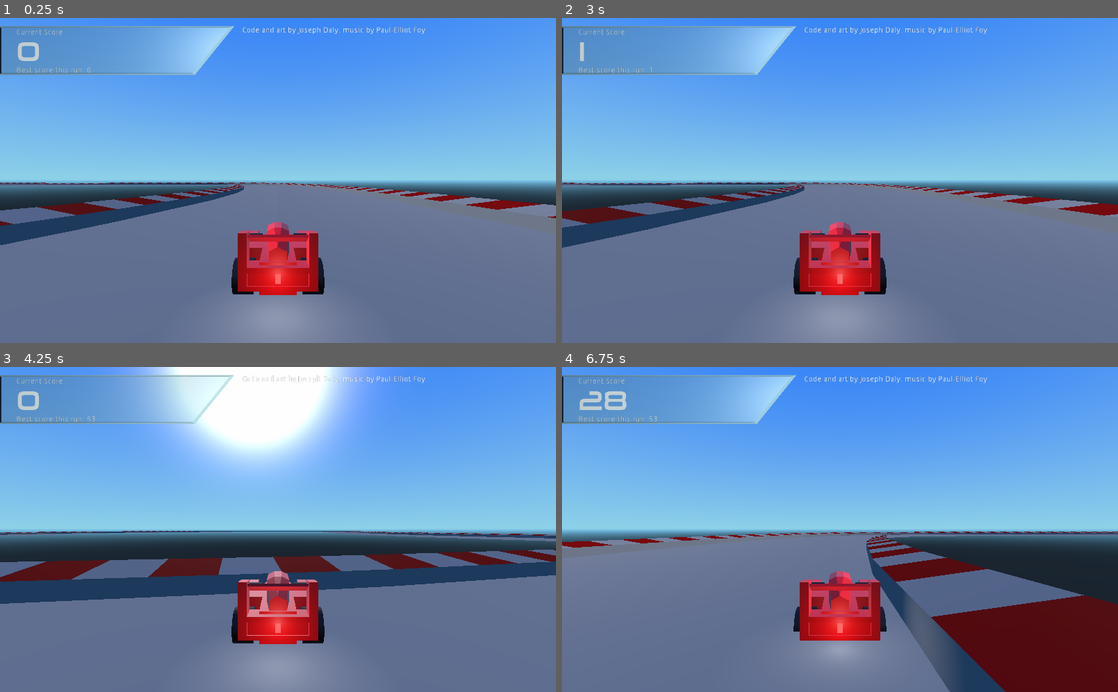
Above: before the commit, frames 1-4 (two rows, left to right).
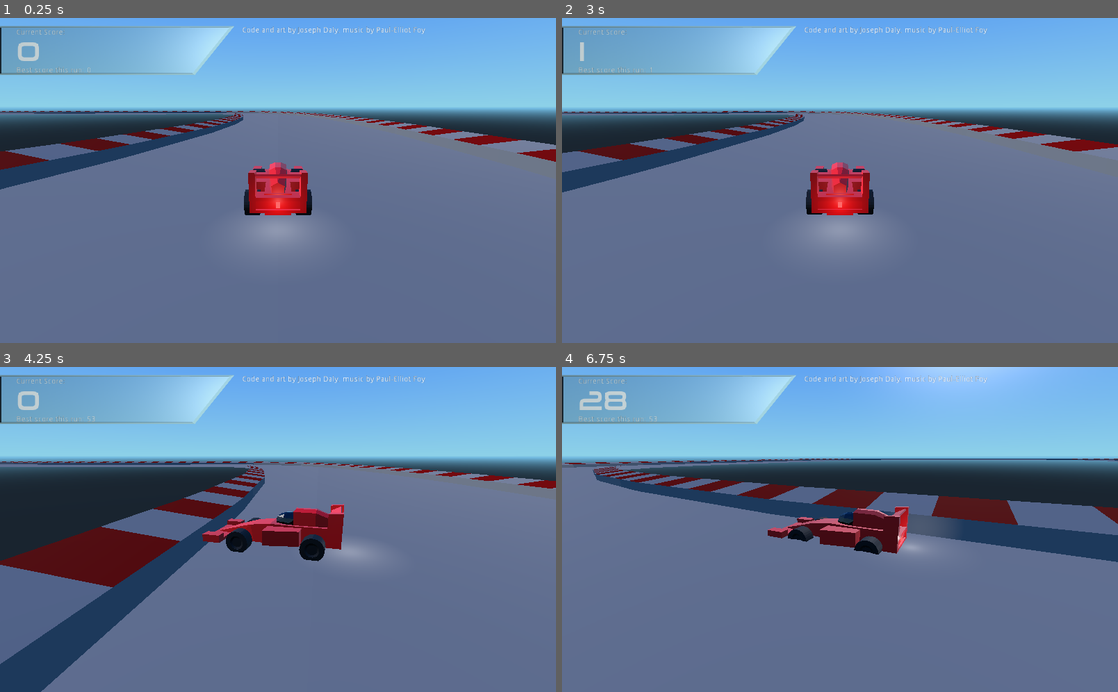
Above: after the commit, the same moments.

Repository: PowerOlive/arch-racer
Game: Godot game, scene res://Main.tscn
The game is run twice, just before and just after one commit, with the same random seed, the same clock (stepped at 60 frames per second) and the same inputs.
Inputs:
- Up to frame 1 (0.25 s): no input
- Up to frame 2 (3 s): hold D 0.53-1.28 s; hold S 1.28-2.03 s; tap Enter at 2 s; hold D 2.03-2.78 s; tap Space at 2.75 s; hold W from 2.78 s (still down)
- Up to frame 3 (4.25 s): release W at 3.53 s; hold A from 3.53 s (still down)
- Up to frame 4 (6.75 s): release A at 5.03 s; hold S 5.03-5.78 s; hold D 5.78-6.53 s; hold W from 6.53 s (still down)

The runs differ from the first frame. In frame 1, 57% of the frame differs, in the area x 0-100%, y 0-100%; in frame 2, 57%; in frame 3, 67%; in frame 4, 65%.

Commit message:
Add follow camera

Diff:
--- /dev/null
+++ b/FollowCamera.gd
@@ -0,0 +1,24 @@
+extends Camera
+
+export var distance = 20.0
+export var height = 6.0
+
+func _ready():
+	set_physics_process(true)
+	set_as_toplevel(true)
+	pass
+
+func _physics_process(delta):
+	var target = get_parent().get_global_transform().origin
+	var pos = get_global_transform().origin
+	var up = Vector3(0, 1, 0)
+
+	var offset = pos - target
+
+	offset = offset.normalized()*distance
+	offset.y = height
+
+	pos = target + offset
+
+	look_at_from_position(pos, target, up)
+	pass
--- a/Main.tscn
+++ b/Main.tscn
@@ -75,7 +75,7 @@
 font_data = ExtResource( 6 )
 _sections_unfolded = [ "Font", "Settings" ]
 
-[node name="World" type="Node" index="0"]
+[node name="World" type="Node"]
 
 [node name="AudioStreamPlayer" type="AudioStreamPlayer" parent="." index="0"]
 
--- a/OfflinePlayer.gd
+++ b/OfflinePlayer.gd
@@ -2,10 +2,12 @@
 
 signal collided
 
+# Constants
+const MAX_SPEED = 10000
+
+# Variables
 var speed = 100
-const MAX_SPEED = 10000
 var score = 0
-var num_collide = 0
 
 func _ready():
 	var ScoreLabel = get_node("/root/World/UI/Score")
@@ -28,7 +30,7 @@
 		speed *= 0.99
 
 	if Input.is_key_pressed(KEY_S) || Input.is_key_pressed(KEY_DOWN):
-		speed *= 0.95;
+		speed *= 0.95
 
 	if test_move(transform, get_global_transform().basis.x.normalized() * delta * speed * 0.001) == true:
 		emit_signal("collided")
--- a/OfflinePlayer.tscn
+++ b/OfflinePlayer.tscn
@@ -1,13 +1,14 @@
-[gd_scene load_steps=4 format=2]
+[gd_scene load_steps=5 format=2]
 
 [ext_resource path="res://OfflinePlayer.gd" type="Script" id=1]
 [ext_resource path="res://Body_Cube.mesh" type="ArrayMesh" id=2]
+[ext_resource path="res://FollowCamera.gd" type="Script" id=3]
 
-[sub_resource type="ConvexPolygonShape" id=3]
+[sub_resource type="ConvexPolygonShape" id=1]
 
 points = PoolVector3Array( -1, 1, 1, 1, 1, -1, 1, 1, 1, -1, 1, -1, -1, -1, 1, 1, -1, -1, 1, -1, 1, -1, -1, -1, 1, 1, 1, -1, 1, -1, 1, 1, -1, -1, 1, 1, 1, -1, 1, -1, -1, -1, 1, -1, -1, -1, -1, 1, 1, 1, 1, -1, -1, 1, -1, 1, 1, 1, -1, 1, 1, 1, -1, -1, -1, -1, -1, 1, -1, 1, -1, -1 )
 
-[node name="OfflinePlayer" type="KinematicBody"]
+[node name="OfflinePlayer" type="KinematicBody" index="0"]
 
 transform = Transform( 1, 0, 0, 0, 1, 0, 0, 0, 1, 0, 1.60613, 0 )
 input_ray_pickable = true
@@ -23,30 +24,13 @@
 collision/safe_margin = 0.001
 script = ExtResource( 1 )
 
-[node name="Camera" type="Camera" parent="." index="0"]
-
-transform = Transform( -4.37114e-08, 0, -1, 0, 1, 0, 1, 0, -4.37114e-08, -16.0315, 4.5748, 0 )
-keep_aspect = 1
-cull_mask = 1048575
-environment = null
-h_offset = 0.0
-v_offset = 0.0
-doppler_tracking = 0
-projection = 0
-current = false
-fov = 70.0
-size = 1.0
-near = 0.05
-far = 1000.0
-_sections_unfolded = [ "Transform" ]
-
-[node name="CollisionShape" type="CollisionShape" parent="." index="1"]
+[node name="CollisionShape" type="CollisionShape" parent="." index="0"]
 
 transform = Transform( 6.01087, 0, 0, 0, 1.57504, 0, 0, 0, 2.70866, 0, 0, 0 )
-shape = SubResource( 3 )
+shape = SubResource( 1 )
 disabled = false
 
-[node name="Body_Cube" type="MeshInstance" parent="." index="2"]
+[node name="Body_Cube" type="MeshInstance" parent="." index="1"]
 
 transform = Transform( 0.9, 0, 0, 0, 0.9, 0, 0, 0, 0.9, 0, 0, 0 )
 layers = 1
@@ -66,7 +50,7 @@
 material/3 = null
 _sections_unfolded = [ "Transform" ]
 
-[node name="OmniLight" type="OmniLight" parent="." index="3"]
+[node name="OmniLight" type="OmniLight" parent="." index="2"]
 
 transform = Transform( 1, 0, 0, 0, 1, 0, 0, 0, 1, -5.99696, 0, 0 )
 layers = 1
@@ -88,3 +72,25 @@
 omni_shadow_mode = 1
 omni_shadow_detail = 1
 _sections_unfolded = [ "Light" ]
+
+[node name="FollowTarget" type="Spatial" parent="." index="3"]
+
+[node name="Camera" type="Camera" parent="FollowTarget" index="0"]
+
+transform = Transform( -4.37114e-08, 0, -1, 0, 1, 0, 1, 0, -4.37114e-08, -16.0315, 4.5748, 0 )
+keep_aspect = 1
+cull_mask = 1048575
+environment = null
+h_offset = 0.0
+v_offset = 0.0
+doppler_tracking = 0
+projection = 0
+current = false
+fov = 70.0
+size = 1.0
+near = 0.05
+far = 1000.0
+script = ExtResource( 3 )
+_sections_unfolded = [ "Transform" ]
+distance = 20.0
+height = 6.0
